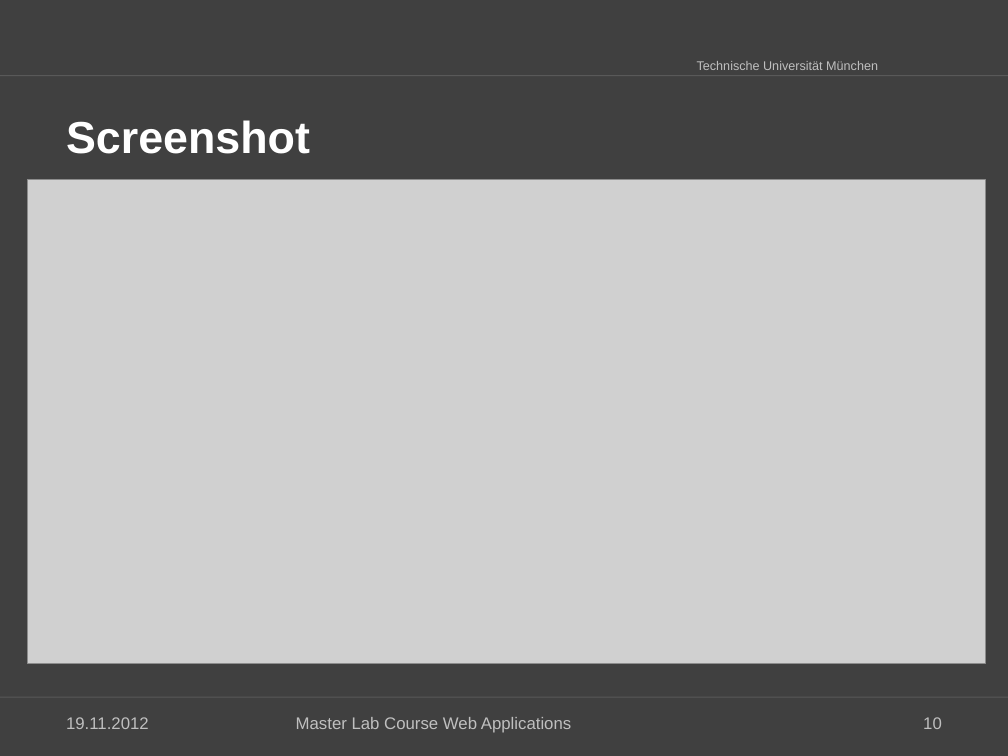
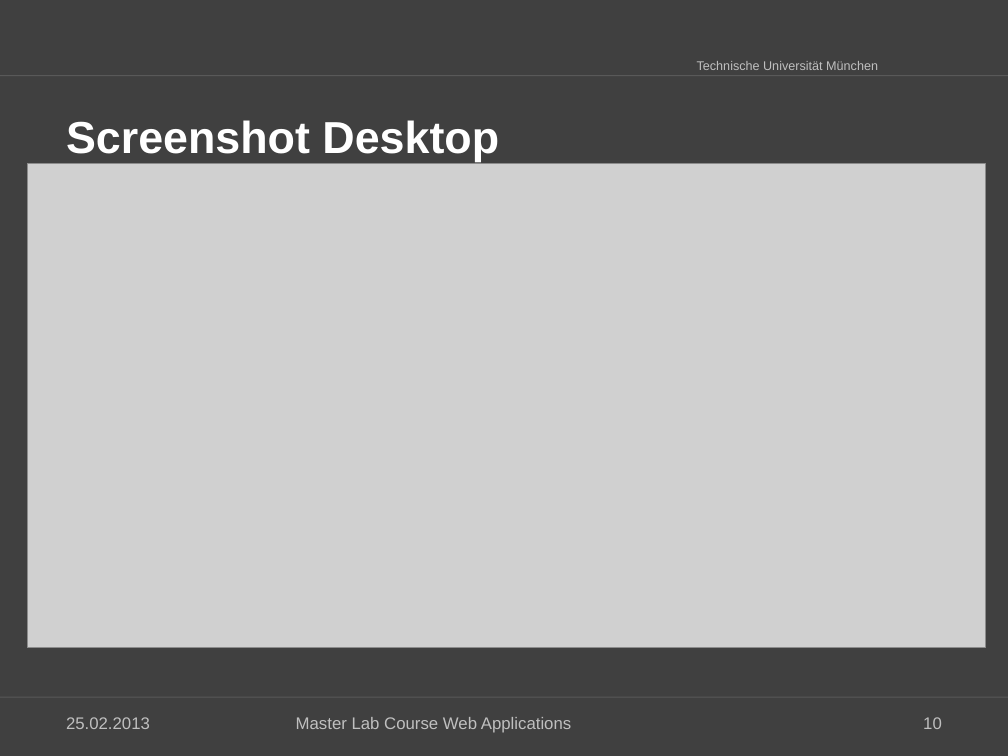
Before and after one commit to kneczaj/pi-puppids, a slide deck: slide 10 of docs/group4_Final_Presentation.pptx. Drawn at 1008x756 pixels with LibreOffice and Linux fonts; fonts in the diff are those of the drawing; grey boxes stand for pictures; background and template pictures are left out. Boxes give left, top, right and bottom in pixels: in the first picture for what was removed or moved away, otherwise in the second. Text is boxed around its words. In the diff, an @@ line names an element or a change of style, - is before the commit and + after.

Commit message:
added screenshots, fixed color-scheme of the presentation

```diff
--- a/docs/group4_Final_Presentation.pptx
+++ b/docs/group4_Final_Presentation.pptx
@@ title at [66,120,499,162]: text changed @@
-Screenshot
+Screenshot Desktop
@@ picture: place and size @@
-picture at [28,179,986,663]
+picture at [28,163,986,647]
@@ text at [66,717,150,729]: text changed @@
-19.11.2012
+25.02.2013
```
Also in this commit, not shown: 4 slides added, 2 other files.
